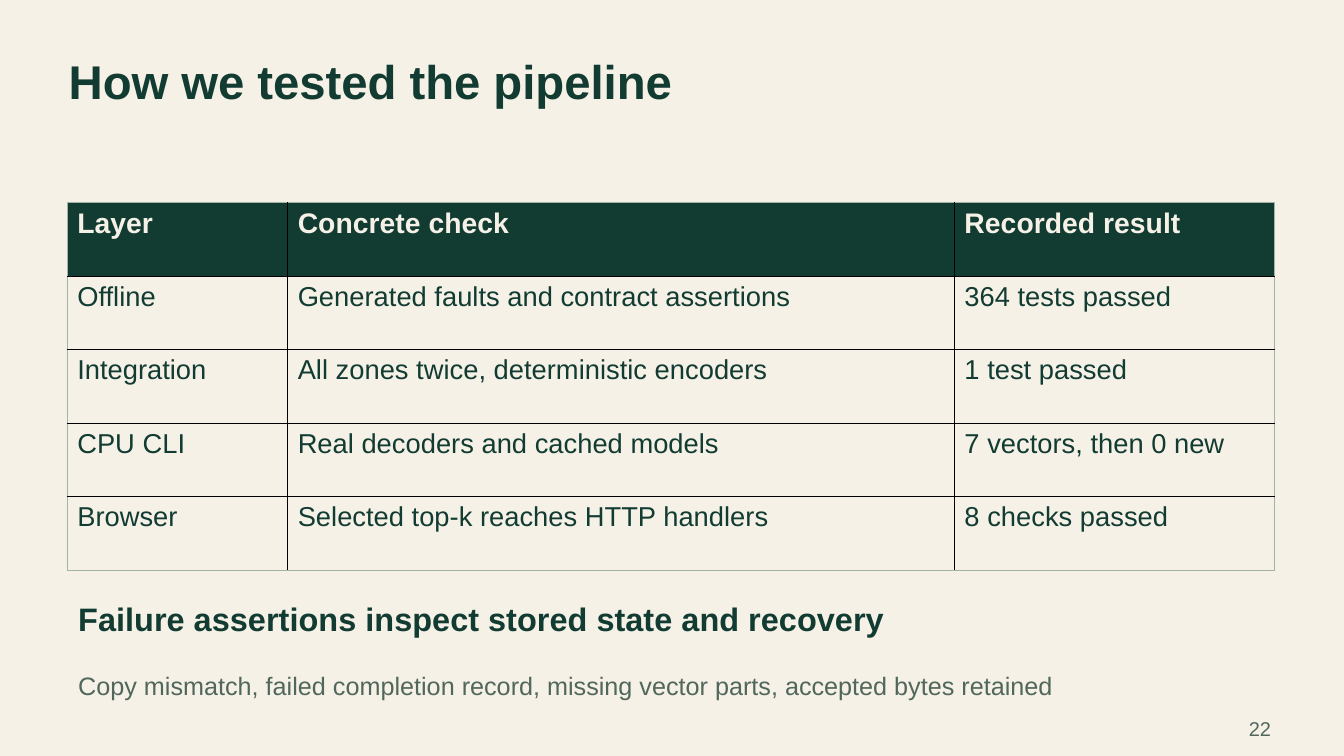
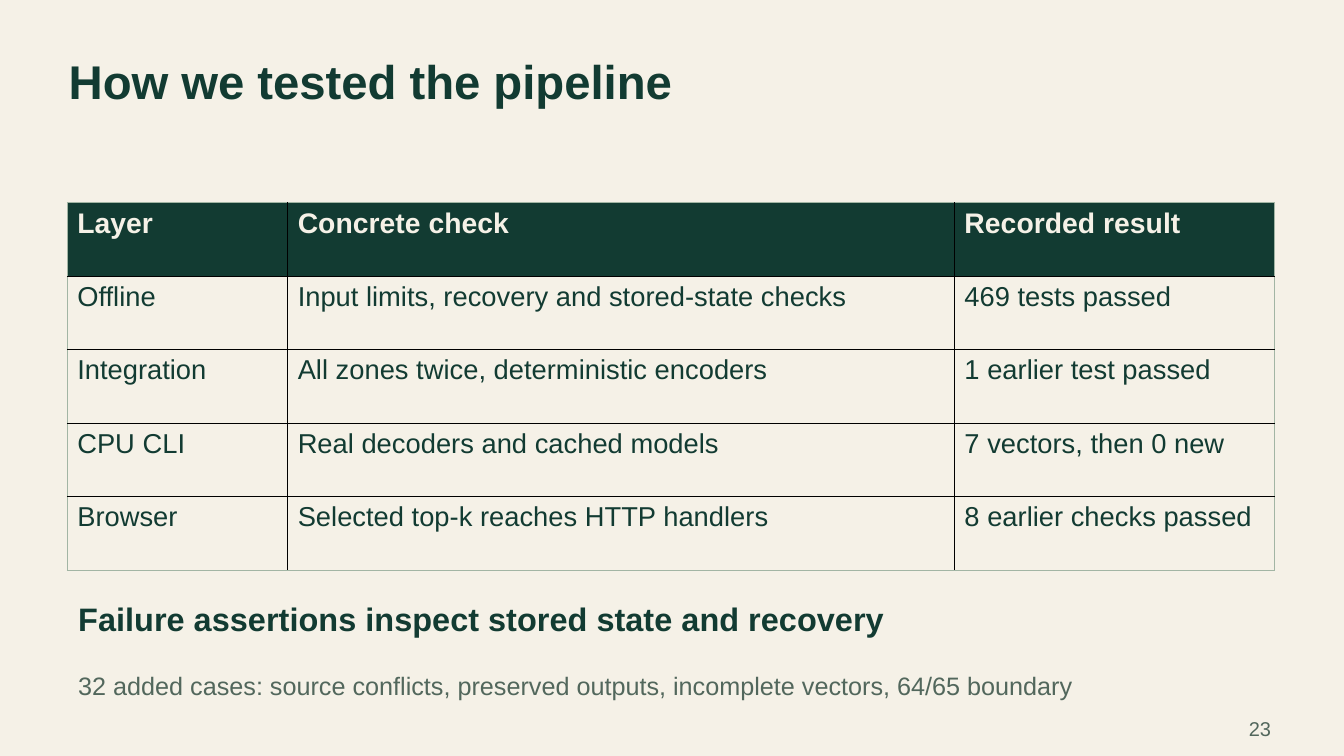
Before and after one commit to SambhavMayani/ADSBDB, a slide deck: slide 23 of docs/presentation/EcoSentinel_presentation.pptx (slide 22 before the commit). Drawn at 1344x756 pixels with LibreOffice and Linux fonts; fonts in the diff are those of the drawing. Boxes give left, top, right and bottom in pixels: in the first picture for what was removed or moved away, otherwise in the second. Text is boxed around its words. In the diff, an @@ line names an element or a change of style, - is before the commit and + after.

Commit message:
Strengthen query validation and recovery tests; refine report and presentation

```diff
--- a/docs/presentation/EcoSentinel_presentation.pptx
+++ b/docs/presentation/EcoSentinel_presentation.pptx
@@ table at [68,203,1275,571] @@
-row 2, column 2: Generated faults and contract assertions
+row 2, column 2: Input limits, recovery and stored-state checks
-row 2, column 3: 364 tests passed
+row 2, column 3: 469 tests passed
-row 3, column 3: 1 test passed
+row 3, column 3: 1 earlier test passed
-row 5, column 3: 8 checks passed
+row 5, column 3: 8 earlier checks passed
@@ text at [78,676,1072,700]: text changed @@
-Copy mismatch, failed completion record, missing vector parts, accepted bytes retained
+32 added cases: source conflicts, preserved outputs, incomplete vectors, 64/65 boundary
@@ text at [1249,722,1271,736]: text changed @@
-22
+23
```
Also in this commit, not shown: 19 other slides changed, 1 slide added, 29 other files.
